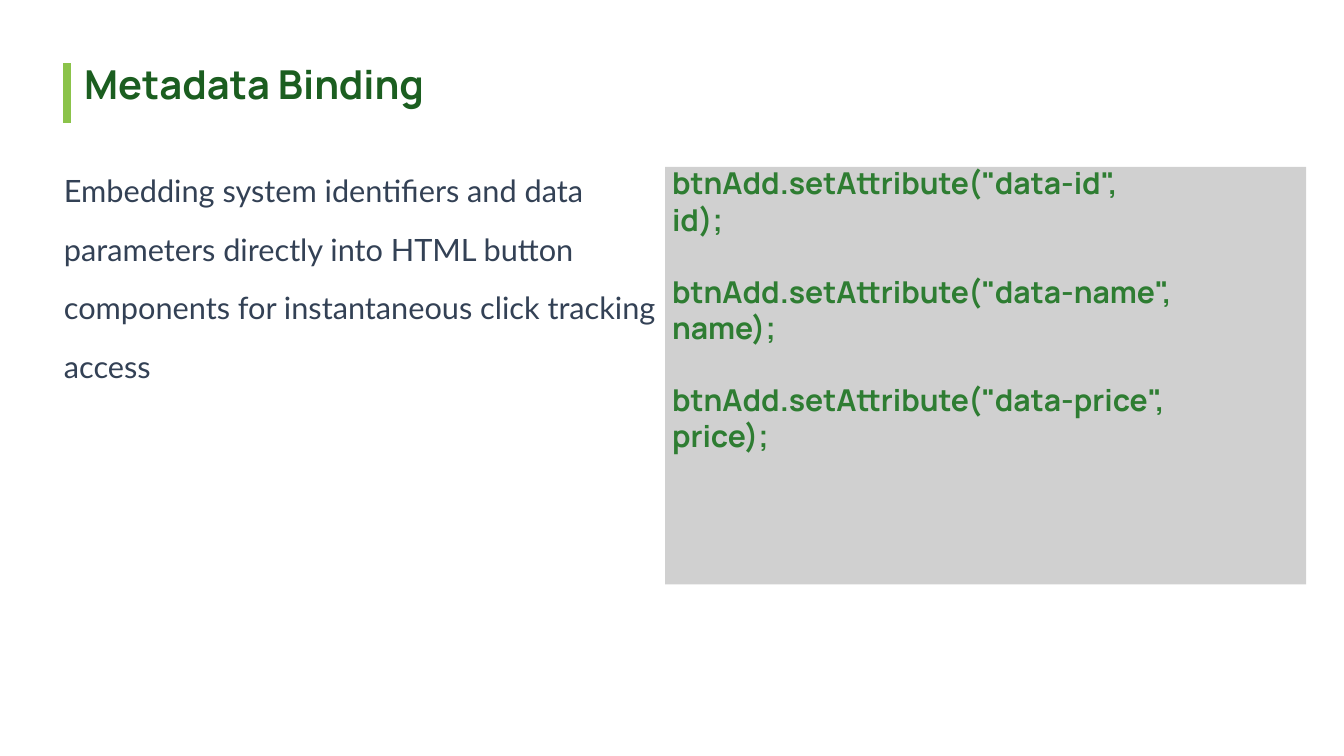
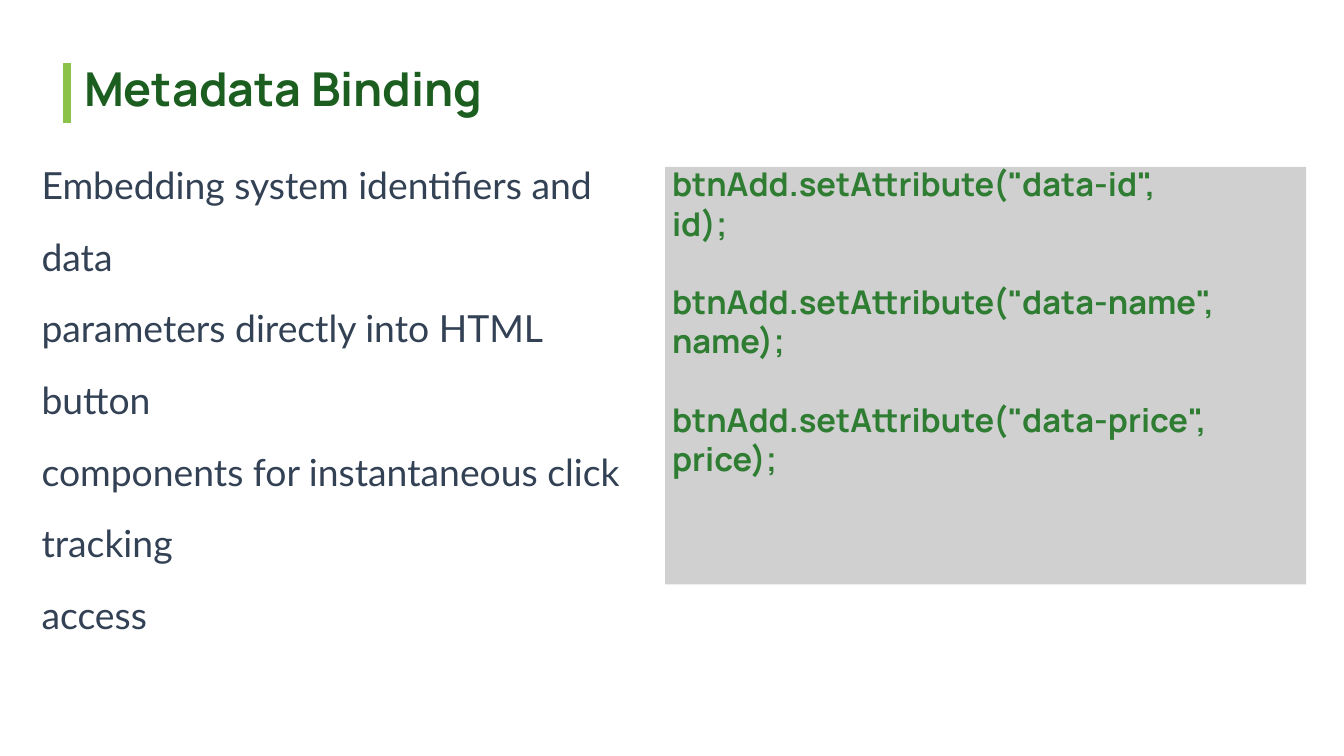
Before and after one commit to holoc2021tv/110124109, a slide deck: slide 7 of thuyettrinh.pptx. Drawn at 1344x756 pixels with LibreOffice and Linux fonts; fonts in the diff are those of the drawing; grey boxes stand for pictures; background and template pictures are left out. Boxes give left, top, right and bottom in pixels: in the first picture for what was removed or moved away, otherwise in the second. Text is boxed around its words. In the diff, an @@ line names an element or a change of style, - is before the commit and + after.

```diff
--- a/thuyettrinh.pptx
+++ b/thuyettrinh.pptx
@@ text "Metadata Binding" at box(84, 71, 482, 118): size 42.8 to 50 pt; line spacing 51.3pt to 60pt @@
@@ text "Embedding system identifiers and data": place and size @@
-text "Embedding system identifiers and data" at box(64, 179, 656, 379)
+text "Embedding system identifiers and data" at box(42, 171, 619, 630)
@@ text "Embedding system identifiers and data" at box(42, 171, 619, 630): size 32.9 to 40 pt; line spacing 63.1pt to 76.8pt @@
@@ text "btnAdd.setAttribute("data-id"," at box(672, 166, 1214, 479): size 32.2 to 35 pt; line spacing 38.7pt to 42pt @@
```
Also in this commit, not shown: 8 other slides changed, 1 slide added, 1 slide removed.
